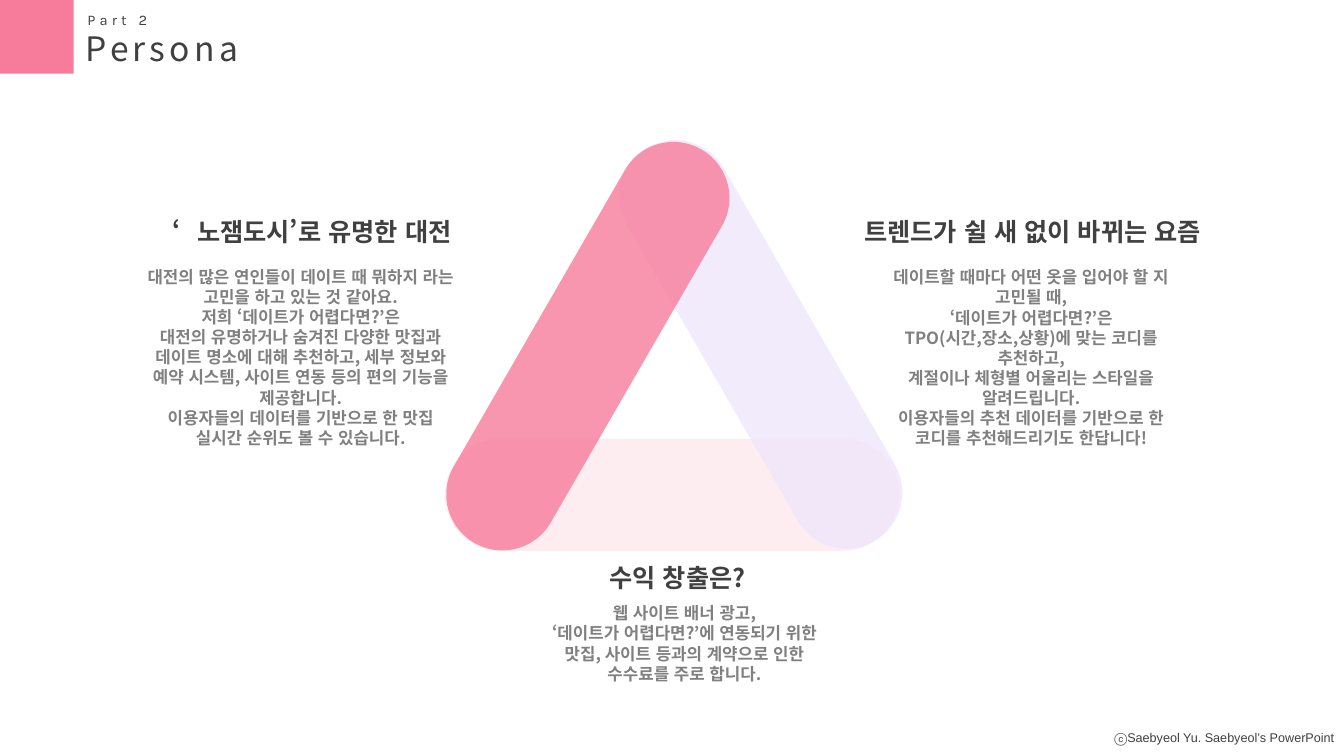
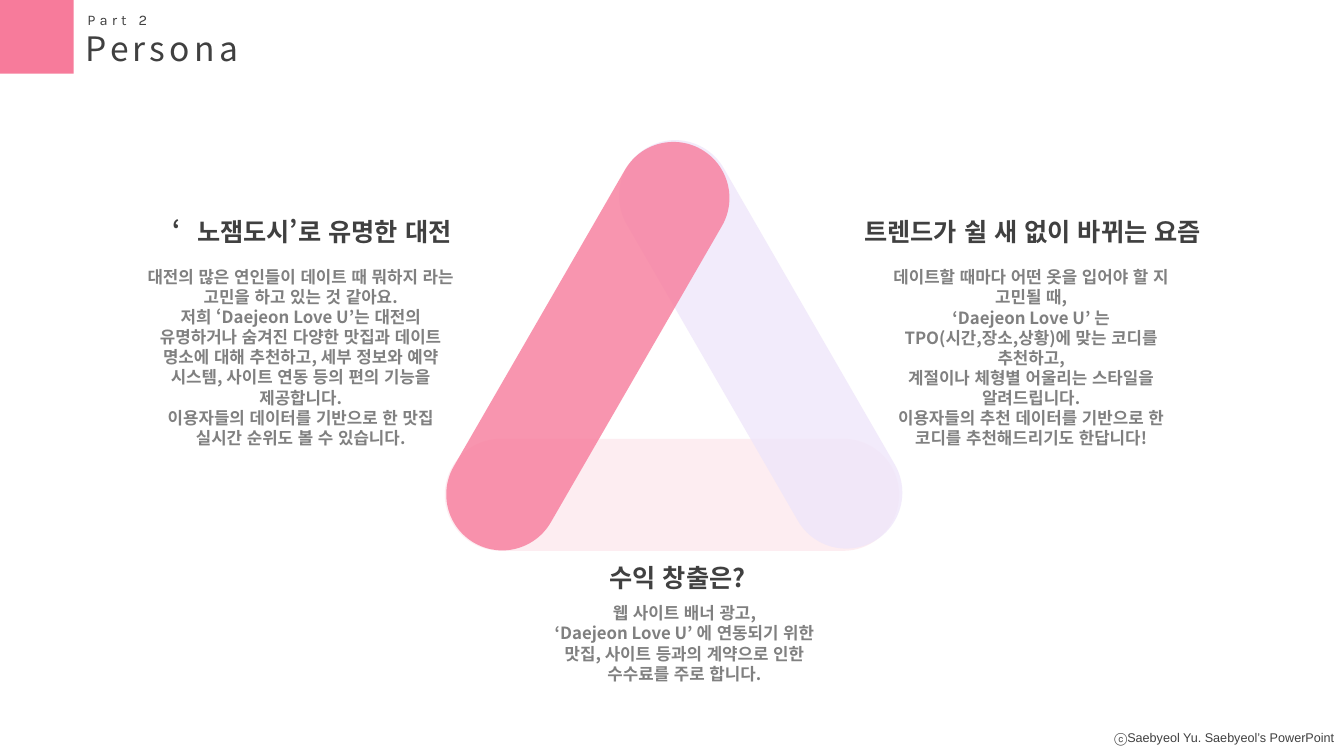
Before and after one commit to seasukmin/DateTeam, a slide deck: slide 5 of 정유진 - 맛집/ppt/ppt.pptx. Drawn at 1344x756 pixels with LibreOffice and Linux fonts; fonts in the diff are those of the drawing. Boxes give left, top, right and bottom in pixels: in the first picture for what was removed or moved away, otherwise in the second. Text is boxed around its words. In the diff, an @@ line names an element or a change of style, - is before the commit and + after.

```diff
--- a/정유진 - 맛집/ppt/ppt.pptx
+++ b/정유진 - 맛집/ppt/ppt.pptx
@@ text at (160, 308, 441, 406): text changed @@
-저희 ‘데이트가 어렵다면?’은
-대전의 유명하거나 숨겨진 다양한 맛집과 데이트 명소에 대해 추천하고, 세부 정보와 예약 시스템, 사이트 연동 등의 편의 기능을 제공합니다.
+저희 ‘Daejeon Love U’는 대전의 유명하거나 숨겨진 다양한 맛집과 데이트 명소에 대해 추천하고, 세부 정보와 예약 시스템, 사이트 연동 등의 편의 기능을 제공합니다.
@@ text at (952, 310, 1109, 328): text changed @@
-‘데이트가 어렵다면?’은
+‘Daejeon Love U’ 는
@@ text at (555, 625, 814, 682): text changed @@
-‘데이트가 어렵다면?’에 연동되기 위한 맛집, 사이트 등과의 계약으로 인한 수수료를 주로 합니다.
+‘Daejeon Love U’ 에 연동되기 위한 맛집, 사이트 등과의 계약으로 인한 수수료를 주로 합니다.
```
Also in this commit, not shown: 6 other slides changed, 25 other files.
